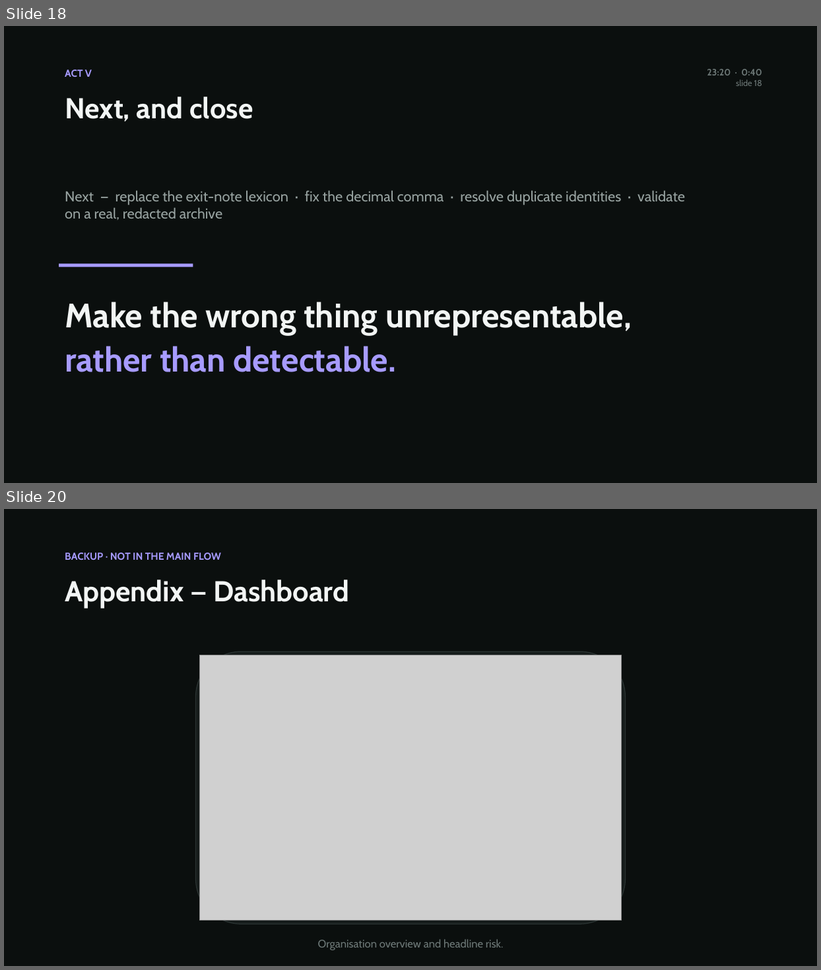
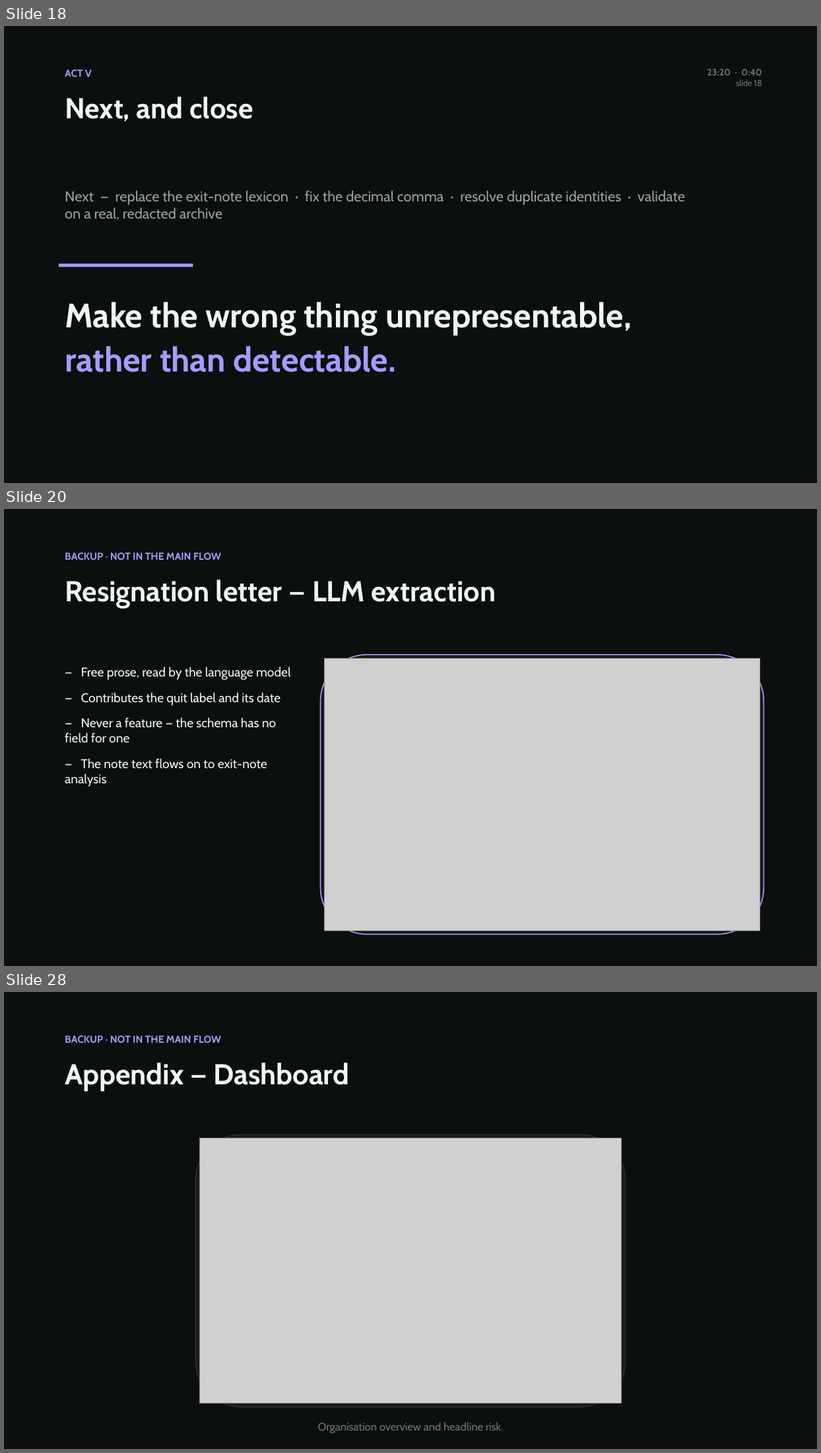
Before and after one commit to AzizKhayati1/companysim, a slide deck: docs/reading-the-paperwork.pptx. Shown one above the other, each under a label of ours: slides 18 and 20 before the commit, slides 18, 20 and 28 after it; the slides between them are not shown. The pictures are 821x970 and 821x1453 pixels, drawn with LibreOffice and Linux fonts; fonts in the diff are those of the drawing; grey boxes stand for pictures. Boxes give left, top, right and bottom in pixels: in the first picture for what was removed or moved away, otherwise in the second. Text is boxed around its words. In the diff, an @@ line names an element or a change of style, - is before the commit and + after.

```diff
--- a/docs/reading-the-paperwork.pptx
+++ b/docs/reading-the-paperwork.pptx
@@ slide 20 added at bbox=[4, 509, 817, 966], background #0B0F0E @@
@@ text added at bbox=[65, 553, 221, 560], 12 pt, text #A79BFF, bold @@
+BACKUP · NOT IN THE MAIN FLOW
@@ text added at bbox=[65, 580, 496, 608], 34 pt, text #F2F5F4, bold @@
+Resignation letter — LLM extraction
@@ text added at bbox=[65, 667, 291, 787], 15 pt, text #F2F5F4 @@
+— Free prose, read by the language model
+— Contributes the quit label and its date
+— Never a feature — the schema has no field for one
+— The note text flows on to exit-note analysis
@@ rounded rectangle added at bbox=[321, 655, 764, 935], fill #161C1B, outline #A79BFF 1.25 pt @@
@@ picture added at bbox=[324, 658, 760, 931] @@
@@ what was slide 20 is now slide 28 @@
```
Also in this commit, not shown: 1 slide changed, 8 other slides added, 2 slides removed, 12 other files.
